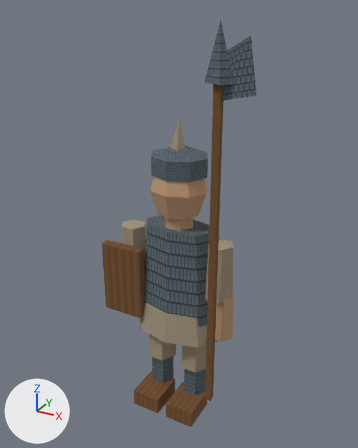
Before and after pictures for a commit that changed the glTF model app/src/main/assets/3d/field/unit-HALBERD-lod1.glb.
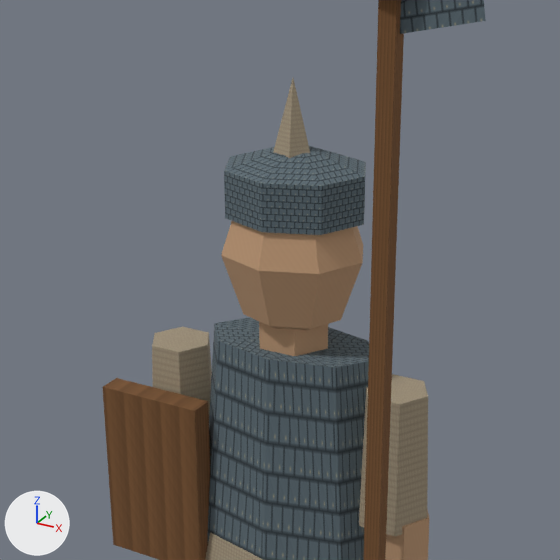
Old and new are each drawn whole from a camera (50 mm lens) standing at (0.305, -0.554, 0.578) and looking at (-0.001, 0.002, 0.3) and again close up on the part from 17% to 80% of the width and 19% to 70% of the height. Arrows for +X, +Y and +Z are at lower left; the lights stay in place. The older version's two pictures come first. Vertices at exactly the same position are counted once.

The scene before the commit, as lines of its bpy script (objects in view):
```python
me_mesh_0 = bpy.data.meshes.new('Mesh_0')
me_mesh_0.from_pydata(...)  # 295 vertices, 374 faces; spans x -0.11..0.115, y -0.054..0.044, z 0.0..0.565
me_mesh_0.materials.append(mat_material_0)
ob_mesh_0 = bpy.data.objects.new('Mesh_0', me_mesh_0)
ob_mesh_0.location = (0.0, 0.0, 0.0)
```
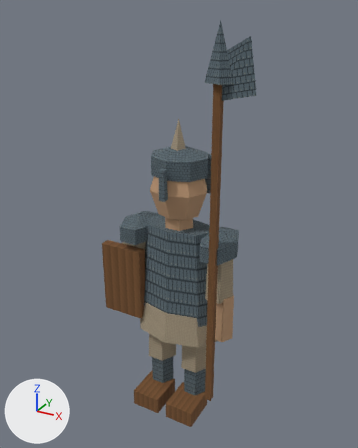
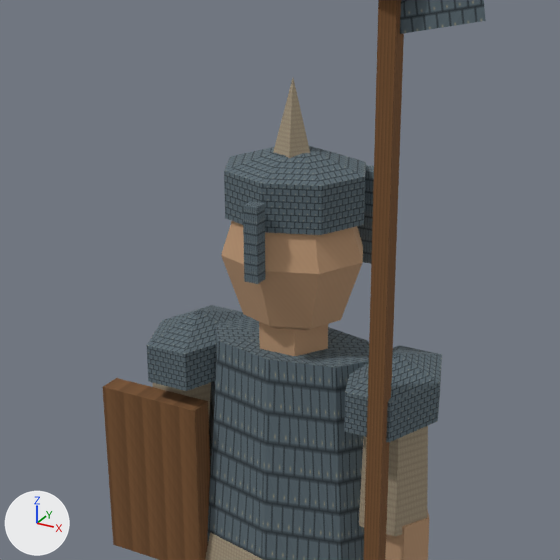
The change in detail:
me_mesh_0 is used by ob_mesh_0; location (0.0, 0.0, 0.0).
me_mesh_0 had 295 vertices, 374 faces and spanned x -0.11..0.115, y -0.054..0.044, z 0.0..0.565.
me_mesh_0 now has 367 vertices, 468 faces and spans x -0.11..0.115, y -0.054..0.044, z 0.0..0.565.
me_mesh_0 part 1: the loose piece of 8 vertices spanning x 0.007..0.051, y -0.054..0.0, z 0.0..0.026 is copied, and the copy is scaled about its middle by (0.273, 0.185, 2), then moved by (0.002, 0.055, 0.358); it spans x 0.025..0.037, y 0.023..0.033, z 0.345..0.397.
me_mesh_0 part 2: the loose piece of 8 vertices spanning x -0.11..-0.045, y -0.034..-0.02, z 0.15..0.26 is copied, and the copy is scaled about its middle by (0.123, 0.571, 0.373), then moved by (0.078, -0.014, 0.166); it spans x -0.004..0.004, y -0.045..-0.037, z 0.35..0.391.
me_mesh_0 part 3: a new loose piece of 24 vertices spanning x -0.089..-0.037, y -0.034..0.034, z 0.26..0.306, in mat_material_0.
me_mesh_0 part 4: a new loose piece of 24 vertices spanning x 0.037..0.089, y -0.034..0.034, z 0.26..0.306, in mat_material_0.
Other edits to the shape of me_mesh_0 do not show in these pictures.

What differs and where, as boxes [x1, y1, x2, y2] in the close-ups (560 x 560 px):
part 1 of me_mesh_0, added: after [357, 165, 374, 264]
part 2 of me_mesh_0, added: after [243, 201, 265, 284]
part 3 of me_mesh_0, added: after [147, 305, 248, 391]
part 4 of me_mesh_0, added (blue): after [344, 345, 442, 442]
